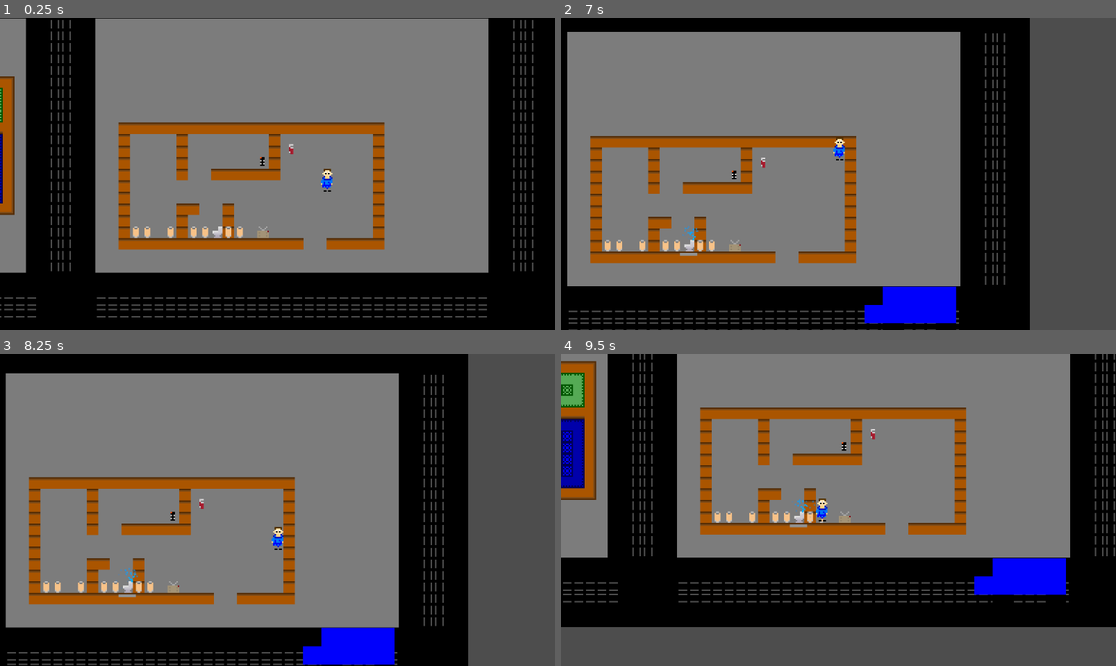
Above: before the commit, frames 1-4 (two rows, left to right).
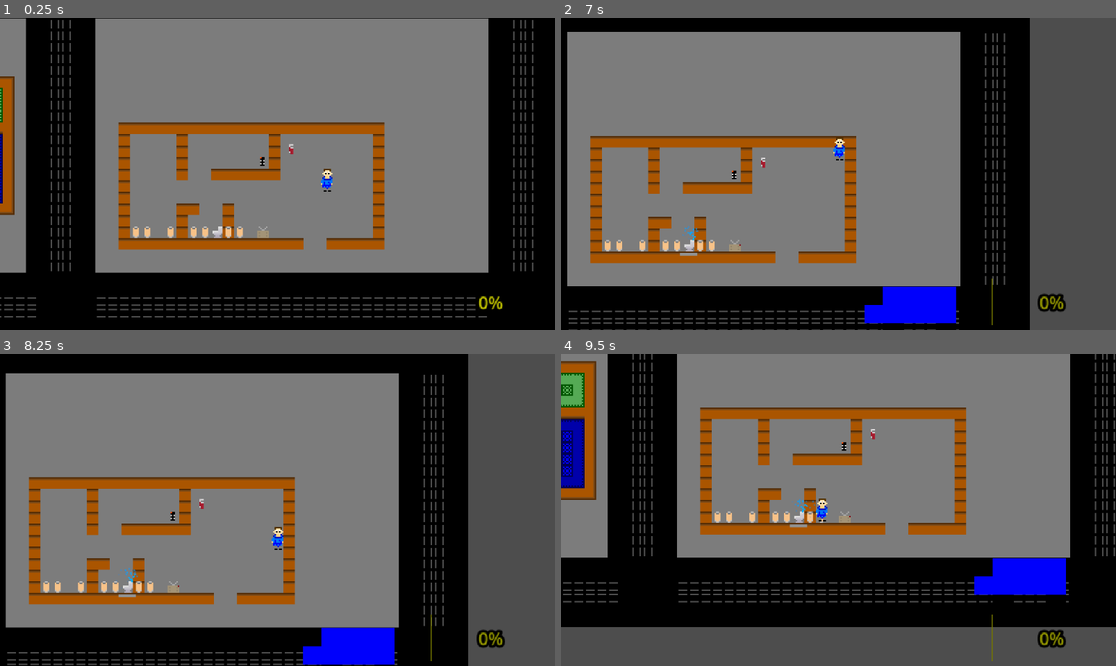
Above: after the commit, the same moments.

Repository: Miles-Miles2/MicroJam_RETRO
Game: Godot game, scene res://scenes/map.tscn
The game is run twice, just before and just after one commit, with the same random seed, the same clock (stepped at 60 frames per second) and the same inputs.
Inputs (mouse positions are in pixels of both pictures, inside the frame that each line leads up to):
- Up to frame 1 (0.25 s): no input
- Up to frame 2 (7 s): move the mouse to (960, 158) at 0.52 s; hold D (move_right) 0.53-1.28 s; tap Q (drop) at 0.6, 4.35 s; move the mouse to (727, 189) at 1.27 s; hold S (move_down) 1.28-2.03 s; tap E (interact) at 1.35, 5.1 s; move the mouse to (894, 105) at 2.02 s; hold D (move_right) 2.03-2.78 s; tap 1 (invSlot1) at 2.1, 5.85 s; move the mouse to (810, 236) at 2.77 s; hold W (move_up) 2.78-3.53 s; tap 2 (invSlot2) at 2.85, 6.6 s; move the mouse to (1005, 220) at 3.52 s; hold A (move_left) 3.53-5.03 s; click (1005, 220) at 3.6 s; move the mouse to (672, 127) at 4.27 s; move the mouse to (866, 174) at 5.02 s; hold S (move_down) 5.03-5.78 s; move the mouse to (755, 96) at 5.77 s; hold D (move_right) 5.78-6.53 s; move the mouse to (960, 158) at 6.52 s; hold W (move_up) from 6.53 s (still down)
- Up to frame 3 (8.25 s): move the mouse to (166, 525) at 7.27 s; release W (move_up) at 7.28 s; hold D (move_right) 7.28-8.03 s; click (166, 525) at 7.35 s; move the mouse to (333, 441) at 8.02 s; hold S (move_down) from 8.03 s (still down); tap Q (drop) at 8.1 s
- Up to frame 4 (9.5 s): move the mouse to (810, 572) at 8.77 s; release S (move_down) at 8.78 s; hold A (move_left) from 8.78 s (still down); tap E (interact) at 8.85 s

The runs differ from the first frame. In frame 1, 0.1% of the frame differs, in the area x 48-91%, y 68-94%; in frame 2, 0.3%, in the area x 77-91%, y 83-99%; in frame 3, 0.3%; in frame 4, 0.3%.
Error in both runs: Invalid assignment of property or key 'equipped' with value of type 'bool' on a base object of type 'Nil'. (res://scripts/player.gd:49)

Commit message:
progress bar

Diff:
--- a/scenes/map.tscn
+++ b/scenes/map.tscn
@@ -9,6 +9,7 @@
 [ext_resource type="PackedScene" uid="uid://d3ubdl3rhs7sb" path="res://scenes/camera.tscn" id="7_hrsw5"]
 [ext_resource type="PackedScene" uid="uid://bf0ub71r6ynkt" path="res://scenes/wrench.tscn" id="8_bbra6"]
 [ext_resource type="PackedScene" uid="uid://c4b5bl5ia5j0f" path="res://scenes/car.tscn" id="9_eq6dh"]
+[ext_resource type="Script" path="res://scripts/progress_bar.gd" id="10_d80qs"]
 
 [sub_resource type="TileMapPattern" id="TileMapPattern_pgv5m"]
 tile_data = PackedInt32Array(0, 196609, 4, 65536, 196609, 4, 131072, 131073, 1073741828, 196608, 131073, 1073741828, 26 …(4217 unchanged characters)…
@@ -113,7 +114,21 @@
 pattern_4 = SubResource("TileMapPattern_5vt31")
 pattern_5 = SubResource("TileMapPattern_bxk8h")
 
+[sub_resource type="StyleBoxEmpty" id="StyleBoxEmpty_ckt8j"]
+
+[sub_resource type="StyleBoxFlat" id="StyleBoxFlat_wg0xr"]
+
 [node name="map" type="Node2D"]
+
+[node name="gamemanager" type="Node" parent="."]
+script = ExtResource("5_loysh")
+
+[node name="annoyance timer" type="Timer" parent="gamemanager"]
+one_shot = true
+autostart = true
+
+[node name="Timer" type="Timer" parent="gamemanager"]
+autostart = true
 
 [node name="TileMap" type="TileMap" parent="."]
 position = Vector2(-587, -12)
@@ -123,13 +138,6 @@
 layer_0/tile_data = PackedInt32Array(-655378, 1, 3, -589842, 1, 3, -524306, 1, 3, -458770, 1, 3, -393234, 1, 3, -327698 …(45890 unchanged characters)…
 layer_1/name = "Front"
 layer_1/tile_data = PackedInt32Array(524273, 262145, 4, 524274, 262145, 4, 524276, 262145, 4, 524278, 262145, 4, 524279, 262145, 4, 524281, 262145, 4, 524282, 262145, 4)
-
-[node name="gamemanager" type="Node" parent="."]
-script = ExtResource("5_loysh")
-
-[node name="Timer" type="Timer" parent="gamemanager"]
-one_shot = true
-autostart = true
 
 [node name="player" parent="." instance=ExtResource("3_shkqn")]
 position = Vector2(-571, 12)
@@ -153,4 +161,28 @@
 
 [node name="car" parent="." instance=ExtResource("9_eq6dh")]
 
-[connection signal="timeout" from="gamemanager/Timer" to="gamemanager" method="_on_timer_timeout"]
+[node name="CanvasLayer" type="CanvasLayer" parent="."]
+
+[node name="ProgressBar" type="ProgressBar" parent="CanvasLayer"]
+anchors_preset = 1
+anchor_left = 1.0
+anchor_right = 1.0
+offset_left = -258.0
+offset_top = 541.0
+offset_right = -146.0
+offset_bottom = 585.0
+grow_horizontal = 0
+scale = Vector2(2.20248, 2.20248)
+theme_override_colors/font_color = Color(0.760784, 0.768627, 0, 0.996078)
+theme_override_colors/font_outline_color = Color(0, 0, 0, 1)
+theme_override_constants/outline_size = 10
+theme_override_styles/background = SubResource("StyleBoxEmpty_ckt8j")
+theme_override_styles/fill = SubResource("StyleBoxFlat_wg0xr")
+step = 0.001
+script = ExtResource("10_d80qs")
+metadata/_edit_use_anchors_ = true
+
+[node name="Timer" type="Timer" parent="CanvasLayer/ProgressBar"]
+
+[connection signal="timeout" from="gamemanager/annoyance timer" to="gamemanager" method="_on_timer_timeout"]
+[connection signal="timeout" from="CanvasLayer/ProgressBar/Timer" to="CanvasLayer/ProgressBar" method="_on_timer_timeout"]
--- a/scripts/gamemanager.gd
+++ b/scripts/gamemanager.gd
@@ -1,26 +1,20 @@
 extends Node
 
 @onready var annoyance_array = get_tree().get_nodes_in_group("annoyance")
-@onready var timer: Timer = $Timer
+@onready var timer: Timer = $"annoyance timer"
 
-var health = 3
-var RAGE: float = 0
-var rage_mult: float = 0
+var num_of_active_events: int = 0
 
+func active_event_count():
+	return num_of_active_events
 
 func _process(delta: float) -> void:
 	var temp = 0
 	for i in annoyance_array:
 		if i.get_node("Area2D").active:
 			temp += 1
-	rage_mult = temp
-	RAGE += rage_mult * .05
-	print(RAGE)
-	if RAGE >= 1000:
-		health -= 1
-		RAGE = 0
-		if health <= 0:
-			print("YOU LOSE")
+	num_of_active_events = temp
+
 
 func is_active(x):
 	if x.get_node("Area2D").active:
@@ -48,8 +42,8 @@
 		if annoyance_array[index].get_node("Area2D").active:
 			timer.start()
 		else:
-			print(index)
-			print(annoyance_array.size())
+			print(str(index) + " arr index")
+			print(str(annoyance_array.size())+ " ar size")
 			print(annoyance_array[index].get_node("Area2D").active)
 			annoyance_array[index].get_node("Area2D").beginEvent()
 			timer.start()
--- /dev/null
+++ b/scripts/progress_bar.gd
@@ -0,0 +1,25 @@
+extends ProgressBar
+
+@onready var player: CharacterBody2D = $"../../player"
+@onready var timer: Timer = $Timer
+@onready var gamemanager: Node = $"../../gamemanager"
+@onready var progress_bar: ProgressBar = $"."
+
+func _ready():
+	timer.start()
+
+func _on_timer_timeout() -> void:
+
+	print(value)
+	if gamemanager.num_of_active_events <= 1:
+		value -= 2
+	else:
+		value += gamemanager.num_of_active_events*.05
+	if 66 < value && value <= 100:
+		set_modulate(Color(.784,0,.121))
+	if 33 < value && value <= 66:
+		set_modulate(Color(.707,.298,0))
+	if value <= 33:
+		set_modulate(Color(.761,.769,0))
+
+	timer.start()
--- a/scripts/tv.gd
+++ b/scripts/tv.gd
@@ -2,8 +2,7 @@
 
 @export var active: bool = false
 
-func _ready() -> void:
-	beginEvent()
+
 
 func beginEvent():
 	active = true
Not shown: 1 places in scenes/map.tscn that only renumber resources
